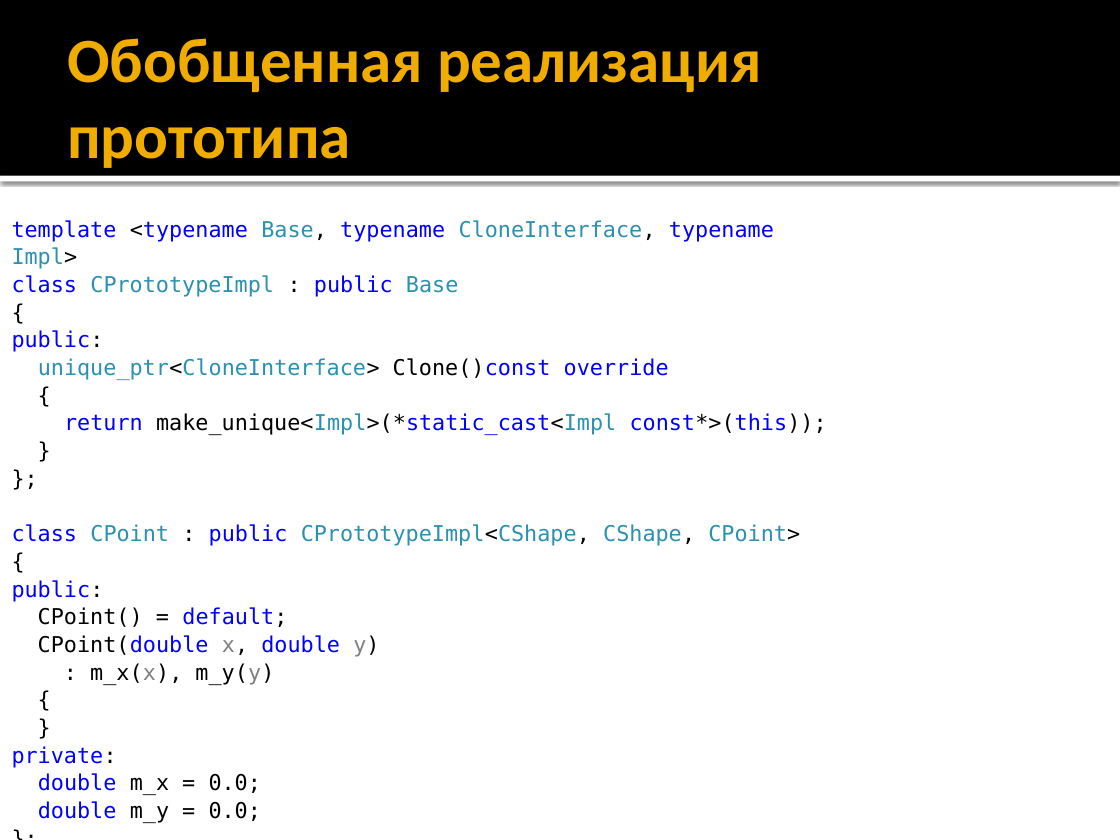
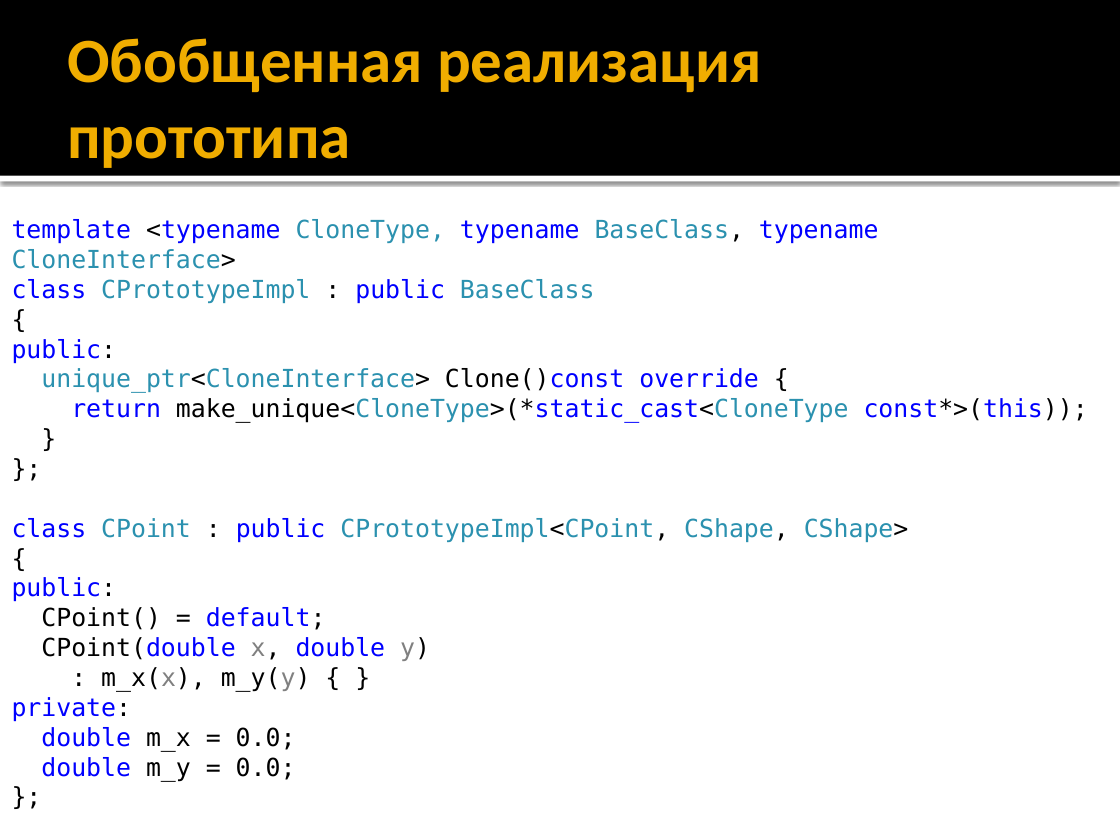
Before and after one commit to iv-sergius/ood, a slide deck: slide 10 of lectures/14.prototype/prototype.pptx. Drawn at 1120x840 pixels with LibreOffice and Linux fonts; fonts in the diff are those of the drawing. Boxes give left, top, right and bottom in pixels: in the first picture for what was removed or moved away, otherwise in the second. Text is boxed around its words. In the diff, an @@ line names an element or a change of style, - is before the commit and + after.

```diff
--- a/lectures/14.prototype/prototype.pptx
+++ b/lectures/14.prototype/prototype.pptx
@@ text at (12, 219, 879, 304): text changed; size 14 to 16 pt; text colour #0000FF to #2B91AF @@
-template <typename Base, typename CloneInterface, typename Impl>
-class CPrototypeImpl : public Base
+template <typename CloneType, typename BaseClass, typename CloneInterface>
+class CPrototypeImpl : public BaseClass
@@ text at (12, 339, 430, 782): size 14 to 16 pt in "{", "public:", "}", "};" and 8 more places; line spacing 1.06 to 1 @@
@@ text at (41, 368, 1088, 423): text changed; size 14 to 16 pt; text colour #0000FF to #2B91AF @@
-unique_ptr<CloneInterface> Clone()const override
-{
-return make_unique<Impl>(*static_cast<Impl const*>(this));
+unique_ptr<CloneInterface> Clone()const override {
+return make_unique<CloneType>(*static_cast<CloneType const*>(this));
@@ text at (12, 518, 909, 543): text changed; size 14 to 16 pt @@
-class CPoint : public CPrototypeImpl<CShape, CShape, CPoint>
+class CPoint : public CPrototypeImpl<CPoint, CShape, CShape>
@@ text at (101, 667, 311, 692): text changed; size 14 to 16 pt @@
-: m_x(x), m_y(y)
-{
-}
+: m_x(x), m_y(y) { }
```
Also in this commit, not shown: 4 other slides changed, 1 slide added, 1 slide removed, 2 other files.
